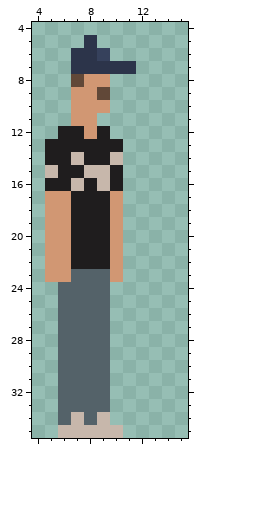
Pixel-art sprite -- public/assets/npcNick.png. Above: the version before the commit.
The file is 19x36 pixels. Shown: x 4..15, y 4..35. The old version is drawn lined up with the new one.
New version:
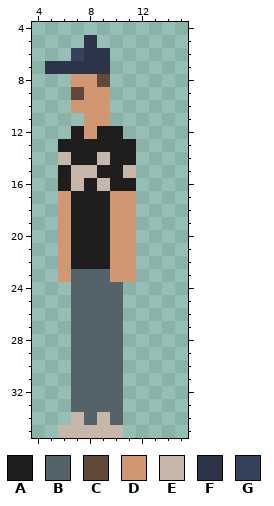
Palette (. is transparent): A #1f1d1e  B #546269  C #614838  D #d19773  E #c7b7ab  F #2c344a  G #36415c
Diff:
whole drawing moved by -2,+0 (the old picture is shown already moved)
y 6: x 7 F -> G; x 9 G -> F
y 7: x 5..6 .. -> FF; x 10..11 FF -> ..
y 8: x 7 C -> D; x 9 D -> C
y 9: x 7 D -> C; x 9 C -> D
y 11: x 7 D -> .; x 9 . -> D
y 12: x 6 A -> .; x 10 . -> A
y 13: x 5 A -> .; x 11 . -> A
y 14: x 5..7 AAE -> .EA; x 9..11 AE. -> EAA
y 15: x 5 E -> .; x 7 A -> E; x 9 E -> A; x 11 . -> E
y 16: x 5 A -> .; x 11 . -> A
y 17..23: x 5 D -> .; x 11 . -> D
y 24..34: x 6 B -> .; x 10 . -> B
